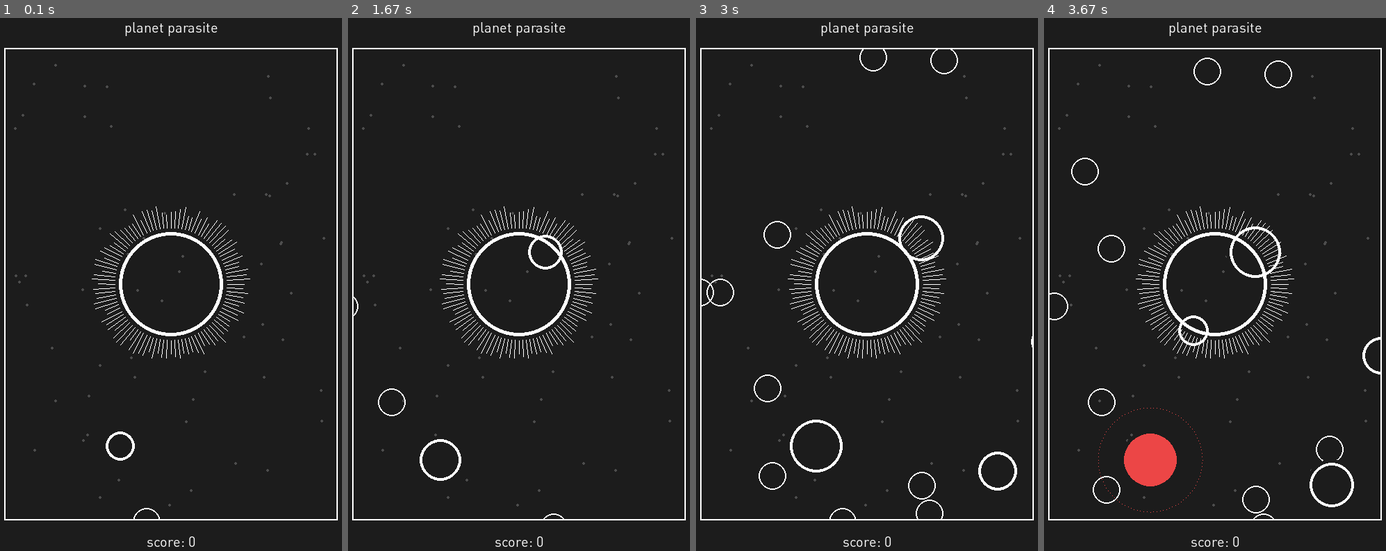
Above: before the commit, frames 1-4 (left to right).
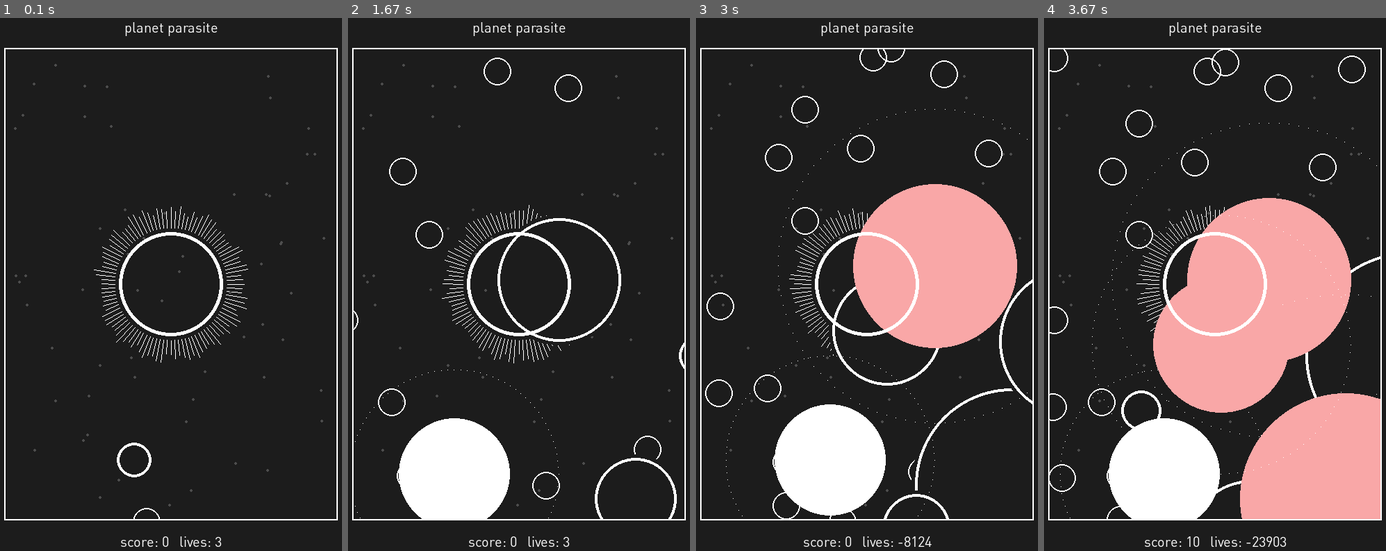
Above: after the commit, the same moments.

Repository: selenazhen/planetParasite
Game: pygame game, started from Game.py
The game is run twice, just before and just after one commit, with the same random seed, the same clock (stepped at 60 frames per second) and the same inputs.
Inputs:
- Up to frame 1 (0.1 s): no input
- Up to frame 2 (1.67 s): hold Right 0.33-0.8 s; hold Up 0.83-1.13 s; hold Right 1.17-1.63 s
- Up to frame 3 (3 s): hold Left 1.67-2.2 s; hold Down 2.23-2.53 s; hold Left 2.57-2.97 s
- Up to frame 4 (3.67 s): hold Up 3-3.37 s; hold Right from 3.4 s (still down)

The runs differ from the first frame. In frame 1, 0.8% of the frame differs, in the area x 26-74%, y 35-100%; in frame 2, 6.9%; in frame 3, 19%; in frame 4, 31%, in the area x 1-99%, y 5-100%.

Commit message:
updates dec 5 320pm

Diff:
--- a/Game.py
+++ b/Game.py
@@ -19,14 +19,16 @@
 
 class Game(PygameGame):
     def init(self):
+
         self.planetGroup = pygame.sprite.Group()
         self.parasite = pygame.sprite.Group()
-        self.tentacles = pygame.sprite.Group()
+        self.tentacleGroup = pygame.sprite.Group()
 
-        tentaclesNew = Tentacles()
-        self.tentacles.add(tentaclesNew)
+        # tentacleGroupNew = Tentacles()
+        # self.tentacleGroup.add(tentacleGroupNew)
 
         self.inhabitedGroup = pygame.sprite.Group()
+        self.formedInhabitedGroup = pygame.sprite.Group()
 
         self.starGroup = pygame.sprite.Group()
 
@@ -42,9 +44,10 @@
         pass
 
     def redrawAll(self, screen):
+        self.screen.fill(self.bgColor)
         w,h,m = self.width,self.height,self.margin
         basicfont = pygame.font.Font("DINPro.otf", 20)
-        textScore = basicfont.render('score: %d' % (self.score), True, WHITE)
+        textScore = basicfont.render('score: %d   lives: %d' % (self.score,self.lives), True, WHITE)
         textScorerect = textScore.get_rect()
         textScorerect.centerx,textScorerect.centery = w//2, h-(m//2)
         textTitle = basicfont.render("planet parasite", True, WHITE)
@@ -52,53 +55,85 @@
         textTitlerect.centerx,textTitlerect.centery = w//2, (m//2)
 
         #add uninhabited planets
-        if self.frameCount % 50 == 0:
+        if self.frameCount % 30 == 0:
             inhabitedNew = Inhabited()
             self.inhabitedGroup.add(inhabitedNew)
             print ('new uninhabited')
-
 
         #bounding box
         # pygame.draw.rect(screen, WHITE,(self.borderX0, self.borderY0,
         #                 self.width*3, self.height*3),2)
 
-        #add a planet every second or so
-        if self.frameCount % 15 == 0:
+        #add a planet every so often
+        if self.frameCount % 7 == 0:
             planet = Planet()
             self.planetGroup.add(planet)
             print ('new planet')
 
         for parasite in self.parasite:
-            collisionList = pygame.sprite.spritecollide(parasite,self.planetGroup,  False,
+            collisionPlanetsList = pygame.sprite.spritecollide(parasite,self.planetGroup,  False,
                             pygame.sprite.collide_circle)
-            for captured in collisionList:
-                self.planetGroup.remove(captured)
+            for capturedPlanet in collisionPlanetsList:
+                self.planetGroup.remove(capturedPlanet)
                 self.score += 10
+            collisionInhabitedList = pygame.sprite.spritecollide(parasite,self.formedInhabitedGroup,  False,
+                            pygame.sprite.collide_circle)
+            for hitInhabited in collisionInhabitedList:
+                hitInhabited.stopUpdating(PINK) #turn the hit inhabited planet pink for right now
+                # self.formedInhabitedGroup.remove(hitInhabited) #remove inhabited if you want to
+                self.lives -= 1
+
+        # for tentacle in self.tentacleGroup:
+        #     collisionTentaclesList = pygame.sprite.spritecollide(tentacle,self.planetGroup,  False,
+        #                     pygame.sprite.collide_circle)
+        #     for capturedPlanet in collisionTentaclesList:
+        #         self.planetGroup.remove(capturedPlanet)
+        #         self.score += 10
+        #
+        #     collisionInhabitedList = pygame.sprite.spritecollide(tentacle,self.formedInhabitedGroup,  False,
+        #                     pygame.sprite.collide_circle)
+        #     for hitInhabited in collisionInhabitedList:
+        #         self.tentacleGroup.remove(tentacle)
+        #         hitInhabited.stopUpdating(PINK) #turn the hit inhabited planet pink for right now
+        #         # self.formedInhabitedGroup.remove(hitInhabited) #remove inhabited if you want to
+        #         self.lives -= 1
 
         parasiteNew = Parasite()
         self.parasite.add(parasiteNew)
 
-        # tentaclesNew = Tentacles()
-        # self.tentacles.add(tentaclesNew)
+        self.divisions = 100
+        for div in range(self.divisions):
+            divAngle = div*((math.pi*2)/self.divisions)
+            self.length = random.randrange(25,40)
+            outerDivX = self.width//2 + ((parasiteSize+self.length) * math.cos(divAngle))
+            outerDivY = self.height//2 + ((parasiteSize+self.length) * math.sin(divAngle))
+            innerDivX = self.width//2 + ((parasiteSize+6) * math.cos(divAngle))
+            innerDivY = self.height//2 + ((parasiteSize+6) * math.sin(divAngle))
+            tentacleNew = pygame.draw.line(self.screen,WHITE,(innerDivX,innerDivY), (outerDivX, outerDivY), 1)
+            # self.tentacleGroup.add(tentacleNew)
 
-        if self.frameCount % 10 == 0: #inhabited planets get larger and larger as time goes on
-            for inhabited in self.inhabitedGroup:
-                #if inhabited planet gets larger than a certain size
-                if (inhabited.inhabitedSize >= .2*min(inhabited.imageX,inhabited.imageY)) or(
-                    inhabited.inhabitedSize >= .5*parasiteSize):
-                    # print ('its too big')
-                    inhabited.stopUpdating()
-                    inhabited.dotted()
-                    inhabited.color = RED
-                else:
-                    inhabited.update()
+        # tentacleGroupNew = Tentacles()
+        # self.tentacleGroup.add(tentacleGroupNew)
 
+        # if self.frameCount % 1 == 0: #inhabited planets get larger and larger as time goes on
+        for inhabited in self.inhabitedGroup:
+            #if inhabited planet gets larger than a certain size
+            if (inhabited.inhabitedSize >= .15*min(inhabited.imageX,inhabited.imageY)):
+                # print ('its too big')
+                inhabited.stopUpdating(WHITE)
+                inhabited.dotted()
+                self.formedInhabitedGroup.add(inhabited)
+                self.inhabitedGroup.remove(inhabited)
+            else:
+                inhabited.update()
 
         self.starGroup.draw(screen)
         self.planetGroup.draw(screen)
         self.inhabitedGroup.draw(screen)
+        self.formedInhabitedGroup.draw(screen)
         self.parasite.draw(screen)
-        self.tentacles.draw(screen)
+        self.tentacleGroup.draw(screen)
+
         pygame.draw.rect(screen, CHARCOAL,(0, 0, w, m)) #border top rect
         pygame.draw.rect(screen, CHARCOAL,(0, 0, m, h)) #border bottom rect
         pygame.draw.rect(screen, CHARCOAL,(w-m, 0, m, h)) #border top rect
--- a/Inhabited.py
+++ b/Inhabited.py
@@ -22,16 +22,16 @@
         # posX = random.randrange(0,2*screenWidth)
         # posY = random.randrange(0,2*screenHeight)
         #find location of image surface
-        self.imageX = posX+planetSize*2
-        self.imageY = posY+planetSize*2
+        self.imageX = posX+planetSize*4
+        self.imageY = posY+planetSize*4
         self.image = pygame.Surface((self.imageX,self.imageY),pygame.SRCALPHA) #self.imageX and self.imageY = width and height
-        self.coordsX = self.imageX//2 #keep circle centered on middle of image surface, regardless of image surface size
+        # keep circle centered on middle of image surface, regardless of image surface size
+        self.coordsX = self.imageX//2
+        self.coordsY = self.imageY//2
         self.color = WHITE
-        self.coordsY = self.imageY//2
         self.rect = self.image.get_rect()
         self.radius = .5*parasiteSize*2
         self.inhabitedSize = planetSize
-
         # pygame.draw.circle(self.image, self.color,(self.coordsX,self.coordsY),
         #                     self.inhabitedSize)
         self.divisions = 100
@@ -42,10 +42,11 @@
         self.rect.centery = self.rect.centery + yMove
 
     def dotted(self):
-        if self.radius > self.imageX:
-            self.radius = self.imageX//2
-        if self.radius > self.imageY:
-            self.radius = self.imageY//2
+        # if self.radius > self.imageX:
+        #     self.radius = self.imageX//2
+        # if self.radius > self.imageY:
+        #     self.radius = self.imageY//2
+        self.radius = self.inhabitedSize*2
         for div in range(self.divisions):
             # self.length = random.randrange(25,40)
             divAngle = div*((math.pi*2)/self.divisions)
@@ -55,11 +56,11 @@
             innerDivY = self.coordsY + ((self.radius) * math.sin(divAngle))
             pygame.draw.line(self.image,self.color,(innerDivX,innerDivY), (outerDivX, outerDivY), 1)
 
-    def stopUpdating(self):
-        self.inhabitedSize = int(.5*parasiteSize)
-        self.inhabitedSize += 1
-        pygame.draw.circle(self.image, self.color,(self.coordsX,self.coordsY),
-                            self.inhabitedSize)
+    def stopUpdating(self,newColor):
+        # self.inhabitedSize = int(.5*parasiteSize)
+        #draw filled circle over previous circle
+        pygame.draw.circle(self.image, newColor,(self.coordsX,self.coordsY),
+                            self.inhabitedSize+5)
 
     def update(self):
         self.inhabitedSize += 1
--- a/Tentacles.py
+++ b/Tentacles.py
@@ -9,6 +9,39 @@
 from gVariables import *
 
 
+
+# class Tentacles(pygame.sprite.Sprite):
+#
+#     def __init__(self):
+#         pygame.sprite.Sprite.__init__(self)
+#         self.image = pygame.Surface((screenWidth,screenHeight),pygame.SRCALPHA)
+#         self.coordsX = screenWidth//2
+#         self.coordsY = screenHeight//2
+#         self.radius = parasiteSize + 40
+#         self.rect = self.image.get_rect()
+#         # pygame.draw.circle(self.image, PINK, self.rect.center, self.radius)
+#         # pygame.draw.circle(self.image, WHITE,(screenWidth//2,screenHeight//2),
+#                             # parasiteSize, 5)
+#         self.divisions = 100
+#         # self.length = 30
+#         for div in range(self.divisions):
+#             divAngle = div*((math.pi*2)/self.divisions)
+#             self.length = random.randrange(25,40)
+#             outerDivX = self.coordsX + ((parasiteSize+self.length) * math.cos(divAngle))
+#             outerDivY = self.coordsY + ((parasiteSize+self.length) * math.sin(divAngle))
+#             innerDivX = self.coordsX + ((parasiteSize+6) * math.cos(divAngle))
+#             innerDivY = self.coordsY + ((parasiteSize+6) * math.sin(divAngle))
+#             pygame.draw.line(self.image,WHITE,(innerDivX,innerDivY), (outerDivX, outerDivY), 1)
+#             # pygame.draw.line(self.image,PINK,(self.coordsX,self.coordsY), (outerDivX, outerDivY), 1)
+#             # pygame.draw.line(self.image,WHITE,(self.coordsX,self.coordsY), (innerDivX, innerDivY), 1)
+#
+#     # def move(self,length):
+#     #     print ('its moving')
+#     #     self.divisions = 36
+#         # self.coordsX += self.coordsX + length
+#         # self.image = pygame.Surface((screenWidth,screenHeight),pygame.SRCALPHA
+
+
 class Tentacles(pygame.sprite.Sprite):
 
     def __init__(self):
@@ -16,7 +49,7 @@
         self.image = pygame.Surface((screenWidth,screenHeight),pygame.SRCALPHA)
         self.coordsX = screenWidth//2
         self.coordsY = screenHeight//2
-        # self.radius = parasiteSize - 2
+        self.radius = parasiteSize + 40
         self.rect = self.image.get_rect()
         # pygame.draw.circle(self.image, PINK, self.rect.center, self.radius)
         # pygame.draw.circle(self.image, WHITE,(screenWidth//2,screenHeight//2),
--- a/gVariables.py
+++ b/gVariables.py
@@ -5,8 +5,9 @@
 CHARCOAL = (28,28,28)
 WHITE = (255,255,255)
 BLACK = (0,0,0)
+DARKGREY = (77,77,77)
 # RED = (255,0,0)
 RED = (236,70,70)
 PINK = (249,167,167)
 ORANGE = (247,126,74)
-DARKGREY = (77,77,77)
+YELLOW = (255,250,148)
--- a/pygamegame.py
+++ b/pygamegame.py
@@ -56,12 +56,13 @@
         self.borderY0 = -self.height
         self.collisions = 0
         self.keyCont = False
+        self.lives = 3
         pygame.init()
 
     def run(self):
         clock = pygame.time.Clock()
         w,h,m = self.width,self.height,self.margin
-        screen = pygame.display.set_mode((self.width, self.height))
+        self.screen = pygame.display.set_mode((self.width, self.height))
         # set the title of the window
         pygame.display.set_caption(self.title)
 
@@ -81,40 +82,44 @@
                     pygame.quit()
                     raise SystemExit
                 if (event.type == pygame.KEYDOWN) and (event.key == K_LEFT):
-                    # print ('left key')
                     # for tentacle in self.tentacles:
                     #     tentacle.move(10)
                     for planet in self.planetGroup:
                         planet.move(self.speed,0)
                     for inhabited in self.inhabitedGroup:
                         inhabited.move(self.speed,0)
+                    for inhabited in self.formedInhabitedGroup:
+                        inhabited.move(self.speed,0)
                     # self.borderX0 = self.borderX0 + self.speed
                 if (event.type == pygame.KEYDOWN) and (event.key == K_RIGHT):
-                    # print ('right key')
                     for planet in self.planetGroup:
                         planet.move(-self.speed,0)
                     for inhabited in self.inhabitedGroup:
                         inhabited.move(-self.speed,0)
+                    for inhabited in self.formedInhabitedGroup:
+                        inhabited.move(-self.speed,0)
                     # self.borderX0 = self.borderX0 - self.speed
                 if (event.type == pygame.KEYDOWN) and (event.key == K_UP):
-                    # print ('up key')
                     for planet in self.planetGroup:
                         planet.move(0,self.speed)
                     for inhabited in self.inhabitedGroup:
                         inhabited.move(0,self.speed)
+                    for inhabited in self.formedInhabitedGroup:
+                        inhabited.move(0,self.speed)
                     # self.borderY0 = self.borderY0 + self.speed
                 if (event.type == pygame.KEYDOWN) and (event.key == K_DOWN):
-                    # print ('down key')
                     for planet in self.planetGroup:
                         planet.move(0,-self.speed)
                     for inhabited in self.inhabitedGroup:
+                        inhabited.move(0,-self.speed)
+                    for inhabited in self.formedInhabitedGroup:
                         inhabited.move(0,-self.speed)
                     # self.borderY0 = self.borderY0 - self.speed
                 if (event.type == pygame.KEYDOWN) and (event.key == K_ESCAPE):
                     playing = False
 
-            screen.fill(self.bgColor)
-            self.redrawAll(screen)
+
+            self.redrawAll(self.screen)
 
 
             basicfont = pygame.font.Font("DINPro.otf", 20)
